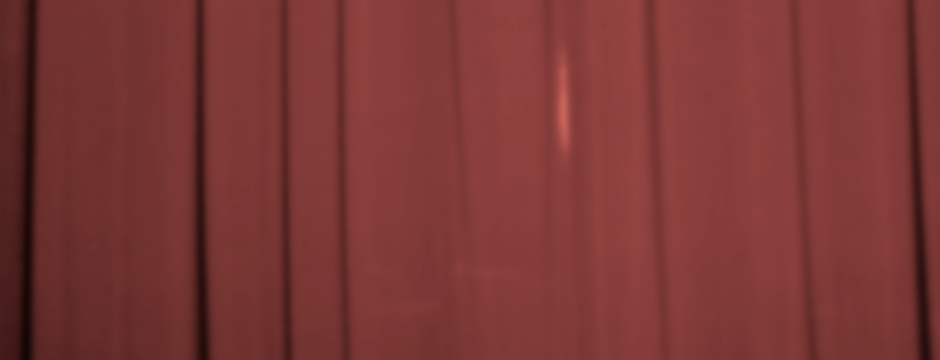
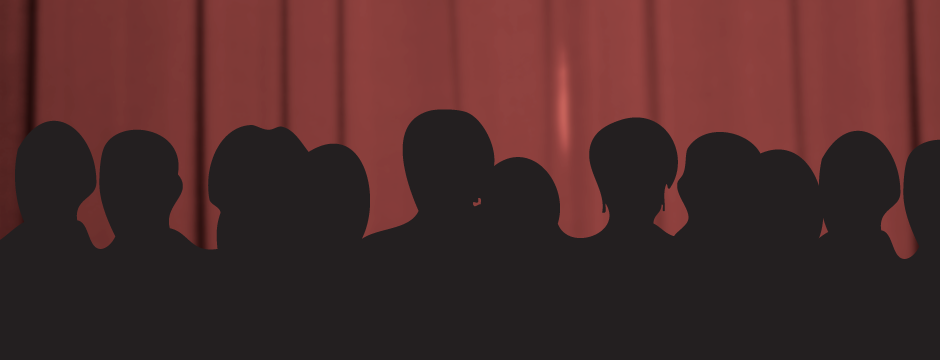
Layered file, before and after one edit (940×360). Changes by layer:
added layer "Vector Smart Object copy" above "Vector Smart Object" over box(788, 130, 940, 360)
added layer "Vector Smart Object" (1st of 2) above "Vector Smart Object" over box(0, 109, 863, 360)
